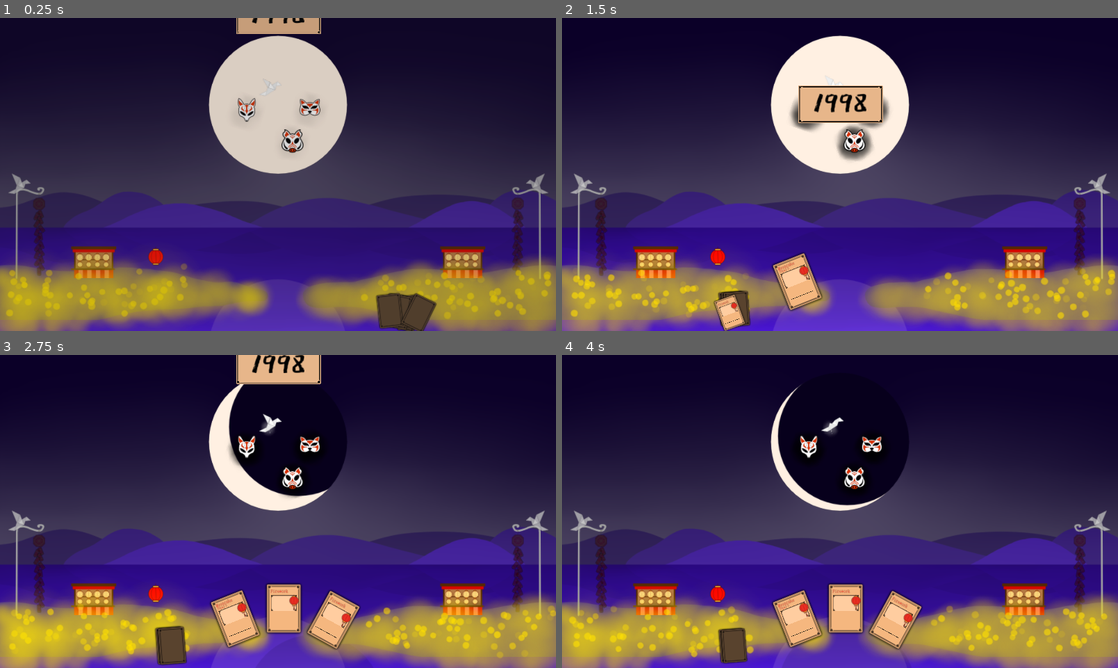
Above: before the commit, frames 1-4 (two rows, left to right).
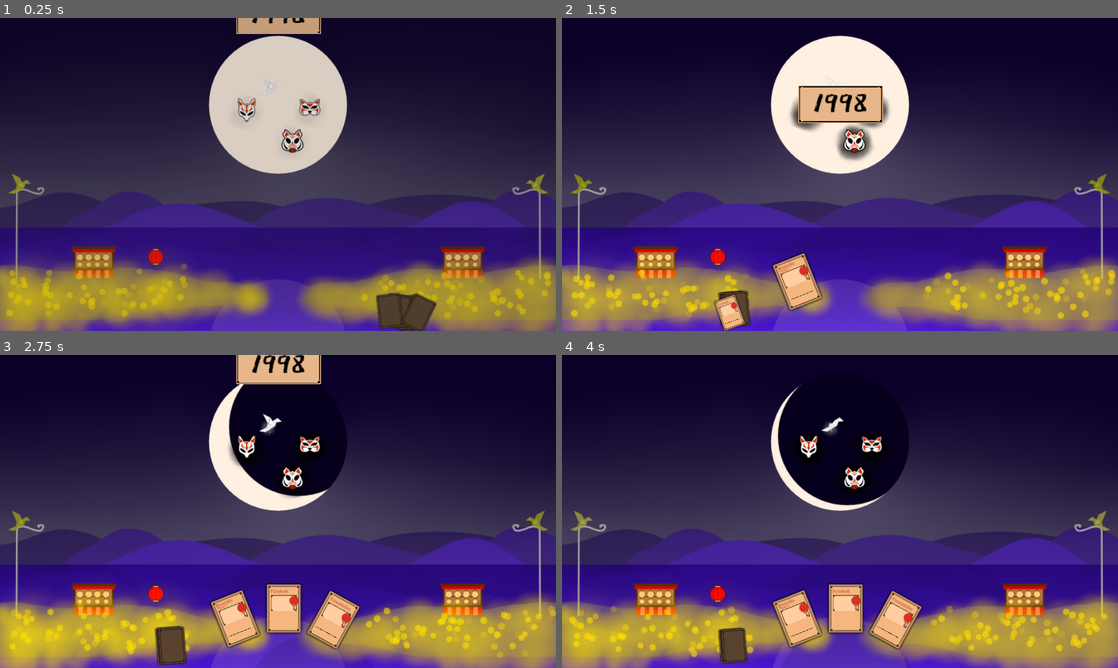
Above: after the commit, the same moments.

Repository: CiaranWoodward/LD52
Game: Godot game, scene res://Level/Level.tscn
Same seed, same stepped clock (60 frames per second), same inputs: the game is played once before the commit and once after it.
Inputs (mouse positions are in pixels of both pictures, inside the frame that each line leads up to):
- Up to frame 1 (0.25 s): no input
- Up to frame 2 (1.5 s): drag from (979, 312) to (895, 105) at 0.52 s; drag from (728, 309) to (812, 237) at 1.27 s
- Up to frame 3 (2.75 s): move the mouse to (172, 646) at 2.02 s; tap Down (scroll_down) at 2.1 s; click (172, 646) at 2.17 s
- Up to frame 4 (4 s): drag from (734, 646) to (845, 608) at 2.77 s; drag from (795, 617) to (867, 511) at 3.52 s

The runs differ from the first frame. In frame 1, 0.9% of the frame differs, in the area x 1-99%, y 49-83%; in frame 2, 0.9%; in frame 3, 0.9%; in frame 4, 0.9%.

Commit message:
Add firecracker overlay logic

Diff:
--- a/Abilities/CraneOverlay.tscn
+++ b/Abilities/CraneOverlay.tscn
@@ -1,12 +1,14 @@
-[gd_scene load_steps=4 format=2]
+[gd_scene load_steps=5 format=2]
 
 [ext_resource path="res://Graphics/Abilities/body0000.png" type="Texture" id=1]
 [ext_resource path="res://Graphics/Abilities/wingtip0000.png" type="Texture" id=2]
 [ext_resource path="res://Graphics/Abilities/wingmid0000.png" type="Texture" id=3]
+[ext_resource path="res://Utils/GlowParent.tscn" type="PackedScene" id=4]
 
 [node name="CraneOverlay" type="Node2D"]
 modulate = Color( 0.788235, 0.788235, 0.788235, 0.780392 )
 rotation = -1.24501
+z_index = 1
 
 [node name="Body" type="Sprite" parent="."]
 texture = ExtResource( 1 )
@@ -20,3 +22,8 @@
 position = Vector2( 0.278203, -23.1176 )
 texture = ExtResource( 2 )
 offset = Vector2( 8.24855, 0.70986 )
+
+[node name="GlowParent" parent="Body" instance=ExtResource( 4 )]
+scale = Vector2( 0.08, 0.08 )
+period = 0.3
+color = Color( 0.815686, 0.815686, 0.0901961, 1 )
--- /dev/null
+++ b/Abilities/FirecrackerOverlay.gd
@@ -0,0 +1,40 @@
+extends Node2D
+
+export var mouse_range = 400.0
+
+var firecracker_scene = preload("res://Abilities/Firecracker.tscn")
+
+onready var initial_modulation = modulate
+
+# Called when the node enters the scene tree for the first time.
+func _ready() -> void:
+	visible = false
+	Global.connect("change_selected_card", self, "_selected_card_changed")
+
+# Called every frame. 'delta' is the elapsed time since the previous frame.
+func _process(delta: float) -> void:
+	if !visible:
+		return
+	if get_viewport().get_mouse_position().distance_to(global_position) > mouse_range:
+		modulate = initial_modulation
+	else:
+		modulate = Color.white
+
+func _unhandled_input(event):
+	if !visible:
+		return
+	if event is InputEventMouseButton:
+		if !event.pressed and event.button_index == BUTTON_LEFT && is_firecracker_selected():
+			if get_viewport().get_mouse_position().distance_to(global_position) > mouse_range:
+				return
+			#Fire the firecracker
+			var new_firecracker = firecracker_scene.instance()
+			get_parent().add_child(new_firecracker)
+			new_firecracker.global_position = global_position
+			Global.selected_card.discard()
+
+func _selected_card_changed(_old, new):
+	visible = is_firecracker_selected()
+
+func is_firecracker_selected() -> bool:
+	return is_instance_valid(Global.selected_card) && Global.selected_card.card_type() == Global.CardType.FIRECRACKER
--- a/Abilities/FirecrackerOverlay.tscn
+++ b/Abilities/FirecrackerOverlay.tscn
@@ -1,11 +1,15 @@
-[gd_scene load_steps=4 format=2]
+[gd_scene load_steps=6 format=2]
 
 [ext_resource path="res://Graphics/Abilities/crackertie0000.png" type="Texture" id=1]
 [ext_resource path="res://Graphics/Abilities/cracker0000.png" type="Texture" id=2]
 [ext_resource path="res://Graphics/Abilities/crackertop0000.png" type="Texture" id=3]
+[ext_resource path="res://Utils/GlowParent.tscn" type="PackedScene" id=4]
+[ext_resource path="res://Abilities/FirecrackerOverlay.gd" type="Script" id=5]
 
-[node name="Node2D" type="Node2D"]
+[node name="FirecrackerOverlay" type="Node2D"]
 modulate = Color( 0.223529, 0.223529, 0.223529, 0.517647 )
+z_index = 1
+script = ExtResource( 5 )
 
 [node name="FirecrackerOverlay" type="Skeleton2D" parent="."]
 self_modulate = Color( 0.632813, 0.632813, 0.632813, 1 )
@@ -165,3 +169,8 @@
 rotation = -1.61353
 scale = Vector2( 0.08, 0.08 )
 texture = ExtResource( 2 )
+
+[node name="GlowParent" parent="FirecrackerOverlay" instance=ExtResource( 4 )]
+scale = Vector2( 0.08, 0.08 )
+period = 0.3
+color = Color( 0.811765, 0.811765, 0.129412, 1 )
--- a/Abilities/FireworkOverlay.tscn
+++ b/Abilities/FireworkOverlay.tscn
@@ -1,12 +1,19 @@
-[gd_scene load_steps=3 format=2]
+[gd_scene load_steps=4 format=2]
 
 [ext_resource path="res://Graphics/Abilities/fireworktemplate0000.png" type="Texture" id=1]
 [ext_resource path="res://Abilities/FireworkOverlay.gd" type="Script" id=2]
+[ext_resource path="res://Utils/GlowParent.tscn" type="PackedScene" id=3]
 
 [node name="FireworkOverlay" type="Node2D"]
+z_index = 1
 script = ExtResource( 2 )
 
 [node name="Sprite" type="Sprite" parent="."]
 self_modulate = Color( 1, 1, 1, 0.513726 )
 scale = Vector2( 0.25, 0.25 )
 texture = ExtResource( 1 )
+
+[node name="GlowParent" parent="." instance=ExtResource( 3 )]
+scale = Vector2( 0.08, 0.08 )
+period = 0.3
+color = Color( 0.901961, 0.901961, 0.639216, 1 )
--- a/Abilities/LanternOverlay.tscn
+++ b/Abilities/LanternOverlay.tscn
@@ -22,3 +22,4 @@
 [node name="GlowParent" parent="Sprite" instance=ExtResource( 4 )]
 scale = Vector2( 0.08, 0.08 )
 period = 0.3
+color = Color( 0.890196, 0.890196, 0.533333, 1 )
--- a/Global.gd
+++ b/Global.gd
@@ -28,7 +28,7 @@
 	card_scene = load("res://Cards/Card.tscn")
 	randomize()
 	add_card_to_deck(CardType.FIREWORK)
-	add_card_to_deck(CardType.FIREWORK)
+	add_card_to_deck(CardType.FIRECRACKER)
 	add_card_to_deck(CardType.LANTERN)
 	add_card_to_deck(CardType.CAKE_STALL)
 	add_card_to_deck(CardType.CRANE)
--- a/Level/Level.tscn
+++ b/Level/Level.tscn
@@ -26,6 +26,7 @@
 [ext_resource path="res://Abilities/LanternOverlay.tscn" type="PackedScene" id=24]
 [ext_resource path="res://Abilities/FireworkOverlay.tscn" type="PackedScene" id=25]
 [ext_resource path="res://Graphics/EastSeaDokdo-Regular.ttf" type="DynamicFontData" id=26]
+[ext_resource path="res://Utils/GlowParent.tscn" type="PackedScene" id=27]
 
 [sub_resource type="Gradient" id=1]
 offsets = PoolRealArray( 6.60012e-43, 0.150838, 0.659218, 1 )
@@ -471,6 +472,12 @@
 [node name="Moon" type="Sprite" parent="Background/Landscape"]
 show_behind_parent = true
 texture = ExtResource( 2 )
+
+[node name="MoonGlow" parent="Background/Landscape/Moon" groups=["moon_crane_target"] instance=ExtResource( 27 )]
+scale = Vector2( 0.08, 0.08 )
+period = 0.3
+color = Color( 0.952941, 0.952941, 0.447059, 1 )
+active = false
 
 [node name="Portal" type="Sprite" parent="Background/Landscape"]
 show_behind_parent = true
@@ -660,9 +667,9 @@
 self_modulate = Color( 0.905882, 0.713726, 0.541176, 1 )
 anchor_left = 0.5
 anchor_right = 0.5
-margin_left = -150.0
+margin_left = 810.0
 margin_top = 236.0
-margin_right = 150.0
+margin_right = 1110.0
 margin_bottom = 373.0
 grow_horizontal = 2
 grow_vertical = 2
--- a/Level/Stall.tscn
+++ b/Level/Stall.tscn
@@ -6,6 +6,7 @@
 [ext_resource path="res://Graphics/Stalls/lanternbot0000.png" type="Texture" id=4]
 [ext_resource path="res://Graphics/Stalls/mooncake20000.png" type="Texture" id=5]
 [ext_resource path="res://Graphics/Stalls/stall0000.png" type="Texture" id=6]
+[ext_resource path="res://Utils/GlowParent.tscn" type="PackedScene" id=7]
 
 [sub_resource type="Gradient" id=1]
 offsets = PoolRealArray( 6.85235e-43, 0.273743, 0.77095, 1 )
@@ -69,3 +70,9 @@
 
 [node name="Full" type="Sprite" parent="Sprite/Mooncake"]
 texture = ExtResource( 2 )
+
+[node name="GlowParent" parent="." instance=ExtResource( 7 )]
+scale = Vector2( 0.08, 0.08 )
+period = 0.3
+color = Color( 0.815686, 0.815686, 0.0901961, 1 )
+active = false
Not shown: 1 places in Level/Level.tscn that only renumber resources
Not shown: 1 places in Level/Stall.tscn that only renumber resources
